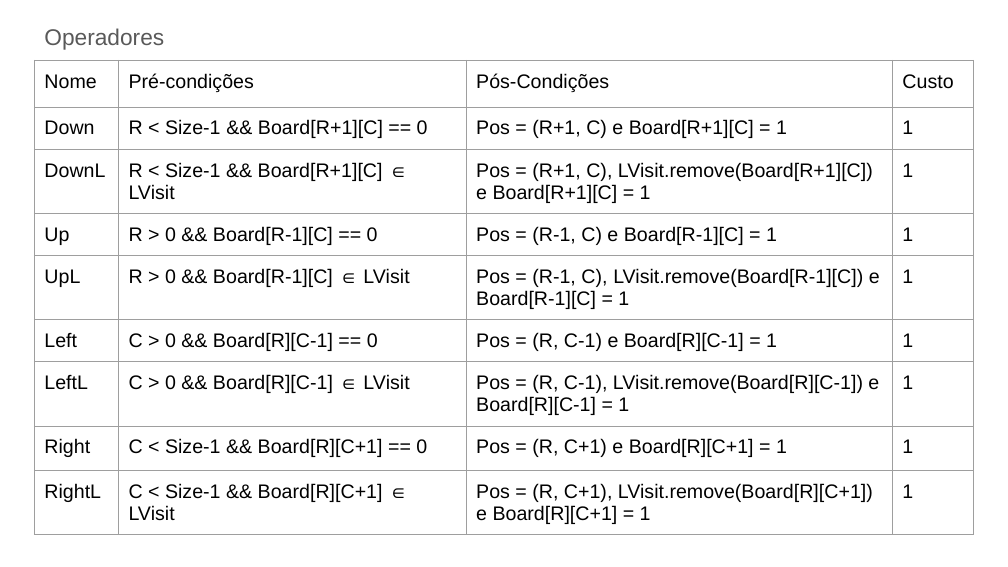
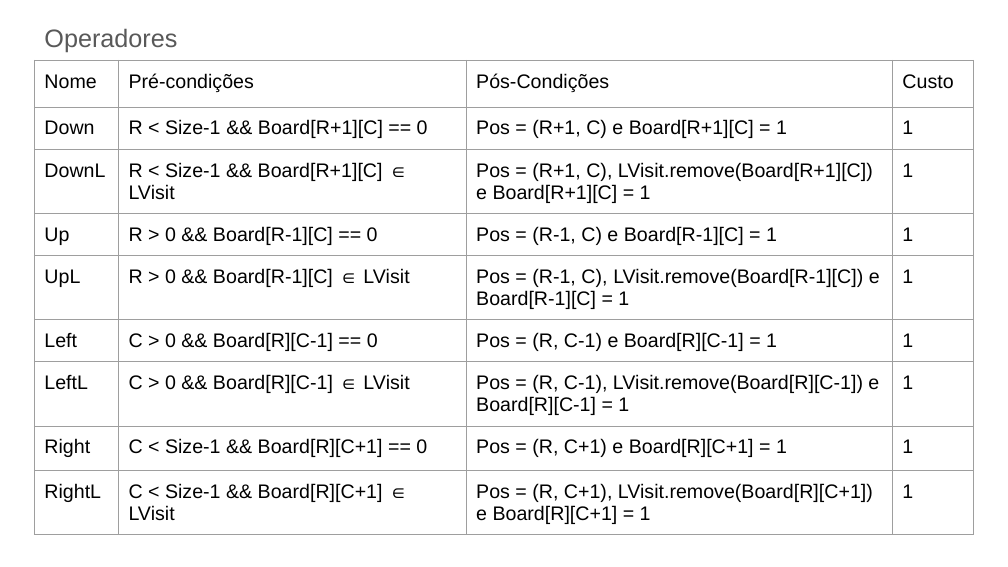
Before and after one commit to TiagoRodrigues-11/IART-feup2022, a slide deck: slide 4 of docs/IART Maze.pptx. Drawn at 1008x567 pixels with LibreOffice and Linux fonts; fonts in the diff are those of the drawing. Boxes give left, top, right and bottom in pixels: in the first picture for what was removed or moved away, otherwise in the second. Text is boxed around its words. In the diff, an @@ line names an element or a change of style, - is before the commit and + after.

```diff
--- a/docs/IART Maze.pptx
+++ b/docs/IART Maze.pptx
@@ title "Operadores" at (44,28,177,52): size 16.2 to 18 pt @@
```
Also in this commit, not shown: 2 other slides changed, 1 other file.
